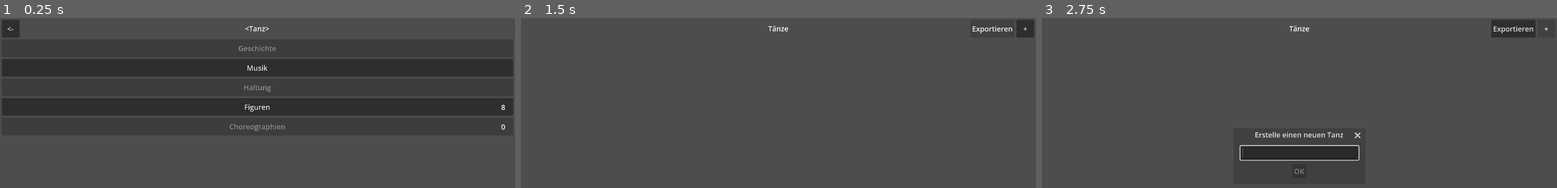
Above: before the commit, frames 1-3 (left to right).
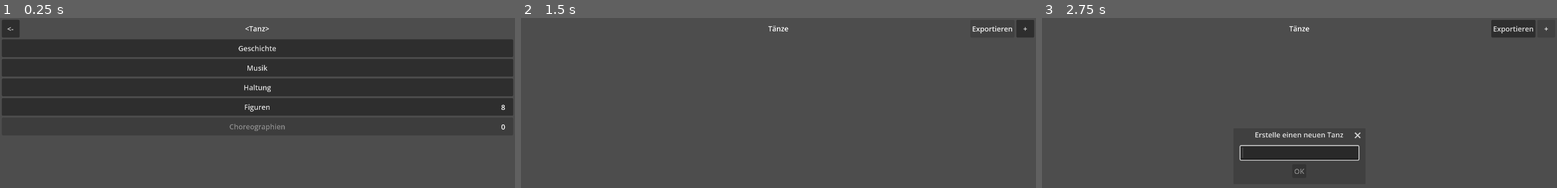
Above: after the commit, the same moments.

Repository: Calabiyaur/Dance-Notation
Game: Godot game, scene res://scene/Dance.tscn
Two runs of this game, one before a commit and one after it. Both use one fixed random seed, a clock stepped at 60 frames per second and the inputs below. This scene is started directly instead of the project's main scene.
Inputs:
- Up to frame 1 (0.25 s): no input
- Up to frame 2 (1.5 s): click "<-" at 0.5 s; click "Exportieren" at 1.25 s
- Up to frame 3 (2.75 s): click "+" at 2 s

The runs differ from the first frame. In frame 1, 0.2% of the frame differs, in the area x 46-54%, y 16-44%; in frame 2, less than 0.1%; in frame 3, less than 0.1%.
Error in both runs: Invalid access to property or key 'name' on a base object of type 'Nil'. (res://scene/Dance.gd:9)

Commit message:
Show and edit history, posture; show music summary in dance selection

Diff:
--- a/data/Dance.gd
+++ b/data/Dance.gd
@@ -3,8 +3,8 @@
 
 
 @export var name: String
-@export var history: History
+@export var history: History = History.new()
 @export var music: Music = Music.new()
-@export var posture: Posture
+@export var posture: Posture = Posture.new()
 @export var figures: Array[Figure]
 @export var choreos: Array[Choreo]
--- a/scene/App.tscn
+++ b/scene/App.tscn
@@ -10,40 +10,52 @@
 grow_vertical = 2
 theme_override_constants/margin_left = 4
 theme_override_constants/margin_top = 4
-theme_override_constants/margin_right = 4
+theme_override_constants/margin_right = 0
 theme_override_constants/margin_bottom = 4
 script = ExtResource("1_j6dmo")
 
-[node name="VBoxContainer" type="VBoxContainer" parent="." unique_id=1584857479]
+[node name="ScrollContainer" type="ScrollContainer" parent="." unique_id=1944098245]
+layout_mode = 2
+horizontal_scroll_mode = 0
+
+[node name="MarginContainer" type="MarginContainer" parent="ScrollContainer" unique_id=205529036]
+layout_mode = 2
+size_flags_horizontal = 3
+size_flags_vertical = 3
+theme_override_constants/margin_right = 4
+
+[node name="VBoxContainer" type="VBoxContainer" parent="ScrollContainer/MarginContainer" unique_id=1584857479]
+layout_mode = 2
+size_flags_horizontal = 3
+size_flags_vertical = 3
+
+[node name="Header" type="MarginContainer" parent="ScrollContainer/MarginContainer/VBoxContainer" unique_id=1176212518]
 layout_mode = 2
 
-[node name="Header" type="MarginContainer" parent="VBoxContainer" unique_id=1176212518]
-layout_mode = 2
-
-[node name="Title" type="Label" parent="VBoxContainer/Header" unique_id=1842680447]
+[node name="Title" type="Label" parent="ScrollContainer/MarginContainer/VBoxContainer/Header" unique_id=1842680447]
 custom_minimum_size = Vector2(0, 31)
 layout_mode = 2
 text = "Tänze"
 horizontal_alignment = 1
 vertical_alignment = 1
 
-[node name="HBoxContainer" type="HBoxContainer" parent="VBoxContainer/Header" unique_id=1521186725]
+[node name="HBoxContainer" type="HBoxContainer" parent="ScrollContainer/MarginContainer/VBoxContainer/Header" unique_id=1521186725]
 layout_mode = 2
 size_flags_horizontal = 8
 
-[node name="Export" type="Button" parent="VBoxContainer/Header/HBoxContainer" unique_id=1927120782]
+[node name="Export" type="Button" parent="ScrollContainer/MarginContainer/VBoxContainer/Header/HBoxContainer" unique_id=1927120782]
 unique_name_in_owner = true
 custom_minimum_size = Vector2(40, 40)
 layout_mode = 2
 text = "Exportieren"
 
-[node name="Add" type="Button" parent="VBoxContainer/Header/HBoxContainer" unique_id=208588146]
+[node name="Add" type="Button" parent="ScrollContainer/MarginContainer/VBoxContainer/Header/HBoxContainer" unique_id=208588146]
 unique_name_in_owner = true
 custom_minimum_size = Vector2(40, 40)
 layout_mode = 2
 size_flags_horizontal = 8
 text = "  +  "
 
-[node name="Dances" type="VBoxContainer" parent="VBoxContainer" unique_id=1497781062]
+[node name="Dances" type="VBoxContainer" parent="ScrollContainer/MarginContainer/VBoxContainer" unique_id=1497781062]
 unique_name_in_owner = true
 layout_mode = 2
--- a/scene/Dance.gd
+++ b/scene/Dance.gd
@@ -8,8 +8,14 @@
 	%Back.pressed.connect(func(): go_back())
 	%Title.text = dance.name
 	%FigureCount.text = str(dance.figures.size())
+	%Categories/History.pressed.connect(func():
+		SceneSwitcher.switch_to("res://scene/History.tscn", func(scene): scene.set_dance(dance))
+	)
 	%Categories/Music.pressed.connect(func():
 		SceneSwitcher.switch_to("res://scene/Music.tscn", func(scene): scene.set_dance(dance))
+	)
+	%Categories/Posture.pressed.connect(func():
+		SceneSwitcher.switch_to("res://scene/Posture.tscn", func(scene): scene.set_dance(dance))
 	)
 	%Categories/Figures.pressed.connect(func():
 		SceneSwitcher.switch_to("res://scene/Figures.tscn", func(scene): scene.set_dance(dance))
--- a/scene/Dance.tscn
+++ b/scene/Dance.tscn
@@ -50,7 +50,6 @@
 [node name="History" type="Button" parent="VBoxContainer/Categories" unique_id=168856300]
 custom_minimum_size = Vector2(0, 40)
 layout_mode = 2
-disabled = true
 text = "Geschichte"
 
 [node name="Music" type="Button" parent="VBoxContainer/Categories" unique_id=1321839985]
@@ -61,7 +60,6 @@
 [node name="Posture" type="Button" parent="VBoxContainer/Categories" unique_id=1160767784]
 custom_minimum_size = Vector2(0, 40)
 layout_mode = 2
-disabled = true
 text = "Haltung"
 
 [node name="Figures" type="Button" parent="VBoxContainer/Categories" unique_id=1281025468]
--- a/scene/DanceButton.gd
+++ b/scene/DanceButton.gd
@@ -47,4 +47,6 @@
 func set_dance(dance: Dance):
 	self.dance = dance
 	text = dance.name
+	%Time.text = str(dance.music.time)
+	%Tempo.text = str(dance.music.beats_per_minute)
 	%Count.text = str(dance.figures.size()) + " - " + str(dance.choreos.size())
--- a/scene/DanceButton.tscn
+++ b/scene/DanceButton.tscn
@@ -13,17 +13,38 @@
 
 [node name="HBoxContainer" type="HBoxContainer" parent="." unique_id=702393340]
 layout_mode = 1
-anchors_preset = 6
-anchor_left = 1.0
+anchors_preset = 14
 anchor_top = 0.5
 anchor_right = 1.0
 anchor_bottom = 0.5
-offset_left = -30.0
-offset_top = -15.5
-offset_bottom = 15.5
-grow_horizontal = 0
+offset_top = -16.0
+offset_bottom = 16.0
+grow_horizontal = 2
 grow_vertical = 2
 theme_override_constants/separation = 12
+
+[node name="Space" type="Control" parent="HBoxContainer" unique_id=43100328]
+layout_mode = 2
+mouse_filter = 2
+
+[node name="Time" type="Label" parent="HBoxContainer" unique_id=1505143516]
+unique_name_in_owner = true
+layout_mode = 2
+text = "4/4"
+
+[node name="Space2" type="Control" parent="HBoxContainer" unique_id=1821014307]
+layout_mode = 2
+mouse_filter = 2
+
+[node name="Tempo" type="Label" parent="HBoxContainer" unique_id=1344442289]
+unique_name_in_owner = true
+layout_mode = 2
+text = "100 - 120"
+
+[node name="Space3" type="Control" parent="HBoxContainer" unique_id=41417416]
+layout_mode = 2
+size_flags_horizontal = 3
+mouse_filter = 2
 
 [node name="Count" type="Label" parent="HBoxContainer" unique_id=345101199]
 unique_name_in_owner = true
--- /dev/null
+++ b/scene/History.gd
@@ -0,0 +1,49 @@
+extends MarginContainer
+
+
+var dance: Dance
+
+
+func _ready() -> void:
+	%Back.pressed.connect(func():
+		go_back()
+	)
+	%Title.text = "Geschichte - " + dance.name
+	%Edit.set_pressed_no_signal(State.edit)
+	%Edit.toggled.connect(func(value: bool):
+		State.edit = value
+		update_edit_state()
+	)
+
+	%OriginInput.text = dance.history.origin
+	%OriginInput.text_changed.connect(func(text):
+		dance.history.origin = text
+		Data.save()
+	)
+
+	%Text.text = dance.history.text
+	%Text.text_changed.connect(func():
+		dance.history.text = %Text.text
+		Data.save()
+	)
+
+	update_edit_state()
+
+
+func _notification(what):
+	if what == NOTIFICATION_WM_GO_BACK_REQUEST:
+		go_back()
+
+
+func go_back():
+	SceneSwitcher.switch_to("res://scene/Dance.tscn", func(scene): scene.set_dance(dance))
+
+
+func update_edit_state():
+	%Edit.text = "Ansehen" if State.edit else "Bearbeiten"
+	%OriginInput.editable = State.edit
+	%Text.editable = State.edit
+
+
+func set_dance(dance: Dance):
+	self.dance = dance
--- /dev/null
+++ b/scene/History.tscn
@@ -0,0 +1,72 @@
+[gd_scene format=3 uid="uid://2qmr3ldflovy"]
+
+[ext_resource type="Script" uid="uid://dd42fhd7t201t" path="res://scene/History.gd" id="1_4tx5c"]
+
+[sub_resource type="InputEventKey" id="InputEventKey_3sfyk"]
+device = -1
+keycode = 4194305
+
+[sub_resource type="Shortcut" id="Shortcut_fnstt"]
+events = [SubResource("InputEventKey_3sfyk")]
+
+[node name="History" type="MarginContainer" unique_id=1811146057]
+anchors_preset = 15
+anchor_right = 1.0
+anchor_bottom = 1.0
+grow_horizontal = 2
+grow_vertical = 2
+theme_override_constants/margin_left = 4
+theme_override_constants/margin_top = 4
+theme_override_constants/margin_right = 4
+theme_override_constants/margin_bottom = 4
+script = ExtResource("1_4tx5c")
+
+[node name="VBoxContainer" type="VBoxContainer" parent="." unique_id=338423628]
+layout_mode = 2
+
+[node name="Header" type="HBoxContainer" parent="VBoxContainer" unique_id=1022270292]
+layout_mode = 2
+theme_override_constants/separation = 12
+
+[node name="Back" type="Button" parent="VBoxContainer/Header" unique_id=1900875545]
+unique_name_in_owner = true
+custom_minimum_size = Vector2(40, 40)
+layout_mode = 2
+size_flags_horizontal = 0
+size_flags_vertical = 0
+shortcut = SubResource("Shortcut_fnstt")
+text = "<-"
+
+[node name="Title" type="Label" parent="VBoxContainer/Header" unique_id=1738971306]
+unique_name_in_owner = true
+layout_mode = 2
+size_flags_horizontal = 3
+text = "Geschichte - <Tanz>"
+vertical_alignment = 1
+
+[node name="Edit" type="Button" parent="VBoxContainer/Header" unique_id=1182913553]
+unique_name_in_owner = true
+custom_minimum_size = Vector2(40, 40)
+layout_mode = 2
+size_flags_horizontal = 8
+size_flags_vertical = 0
+toggle_mode = true
+text = "Bearbeiten"
+
+[node name="Origin" type="HBoxContainer" parent="VBoxContainer" unique_id=1874536752]
+layout_mode = 2
+
+[node name="OriginLabel" type="Label" parent="VBoxContainer/Origin" unique_id=1473685476]
+custom_minimum_size = Vector2(120, 0)
+layout_mode = 2
+text = "Ursprung"
+
+[node name="OriginInput" type="LineEdit" parent="VBoxContainer/Origin" unique_id=1335203346]
+unique_name_in_owner = true
+custom_minimum_size = Vector2(240, 0)
+layout_mode = 2
+
+[node name="Text" type="TextEdit" parent="VBoxContainer" unique_id=1252914256]
+unique_name_in_owner = true
+layout_mode = 2
+size_flags_vertical = 3
--- /dev/null
+++ b/scene/Posture.gd
@@ -0,0 +1,49 @@
+extends MarginContainer
+
+
+var dance: Dance
+
+
+func _ready() -> void:
+	%Back.pressed.connect(func():
+		go_back()
+	)
+	%Title.text = "Haltung - " + dance.name
+	%Edit.set_pressed_no_signal(State.edit)
+	%Edit.toggled.connect(func(value: bool):
+		State.edit = value
+		update_edit_state()
+	)
+
+	%TechniqueInput.text = dance.posture.technique
+	%TechniqueInput.text_changed.connect(func(text):
+		dance.posture.technique = text
+		Data.save()
+	)
+
+	%Text.text = dance.posture.text
+	%Text.text_changed.connect(func():
+		dance.posture.text = %Text.text
+		Data.save()
+	)
+
+	update_edit_state()
+
+
+func _notification(what):
+	if what == NOTIFICATION_WM_GO_BACK_REQUEST:
+		go_back()
+
+
+func go_back():
+	SceneSwitcher.switch_to("res://scene/Dance.tscn", func(scene): scene.set_dance(dance))
+
+
+func update_edit_state():
+	%Edit.text = "Ansehen" if State.edit else "Bearbeiten"
+	%TechniqueInput.editable = State.edit
+	%Text.editable = State.edit
+
+
+func set_dance(dance: Dance):
+	self.dance = dance
--- /dev/null
+++ b/scene/Posture.tscn
@@ -0,0 +1,72 @@
+[gd_scene format=3 uid="uid://bse6fe0niu4h5"]
+
+[ext_resource type="Script" uid="uid://dtheera3oj6ng" path="res://scene/Posture.gd" id="1_t1dl0"]
+
+[sub_resource type="InputEventKey" id="InputEventKey_3sfyk"]
+device = -1
+keycode = 4194305
+
+[sub_resource type="Shortcut" id="Shortcut_fnstt"]
+events = [SubResource("InputEventKey_3sfyk")]
+
+[node name="Posture" type="MarginContainer" unique_id=1811146057]
+anchors_preset = 15
+anchor_right = 1.0
+anchor_bottom = 1.0
+grow_horizontal = 2
+grow_vertical = 2
+theme_override_constants/margin_left = 4
+theme_override_constants/margin_top = 4
+theme_override_constants/margin_right = 4
+theme_override_constants/margin_bottom = 4
+script = ExtResource("1_t1dl0")
+
+[node name="VBoxContainer" type="VBoxContainer" parent="." unique_id=338423628]
+layout_mode = 2
+
+[node name="Header" type="HBoxContainer" parent="VBoxContainer" unique_id=1022270292]
+layout_mode = 2
+theme_override_constants/separation = 12
+
+[node name="Back" type="Button" parent="VBoxContainer/Header" unique_id=1900875545]
+unique_name_in_owner = true
+custom_minimum_size = Vector2(40, 40)
+layout_mode = 2
+size_flags_horizontal = 0
+size_flags_vertical = 0
+shortcut = SubResource("Shortcut_fnstt")
+text = "<-"
+
+[node name="Title" type="Label" parent="VBoxContainer/Header" unique_id=1738971306]
+unique_name_in_owner = true
+layout_mode = 2
+size_flags_horizontal = 3
+text = "Geschichte - <Tanz>"
+vertical_alignment = 1
+
+[node name="Edit" type="Button" parent="VBoxContainer/Header" unique_id=1182913553]
+unique_name_in_owner = true
+custom_minimum_size = Vector2(40, 40)
+layout_mode = 2
+size_flags_horizontal = 8
+size_flags_vertical = 0
+toggle_mode = true
+text = "Bearbeiten"
+
+[node name="Technique" type="HBoxContainer" parent="VBoxContainer" unique_id=1874536752]
+layout_mode = 2
+
+[node name="TechniqueLabel" type="Label" parent="VBoxContainer/Technique" unique_id=1473685476]
+custom_minimum_size = Vector2(120, 0)
+layout_mode = 2
+text = "Technik"
+
+[node name="TechniqueInput" type="LineEdit" parent="VBoxContainer/Technique" unique_id=1335203346]
+unique_name_in_owner = true
+custom_minimum_size = Vector2(240, 0)
+layout_mode = 2
+
+[node name="Text" type="TextEdit" parent="VBoxContainer" unique_id=1252914256]
+unique_name_in_owner = true
+layout_mode = 2
+size_flags_vertical = 3
Not shown, added: scene/History.gd.uid
Not shown, added: scene/Posture.gd.uid
